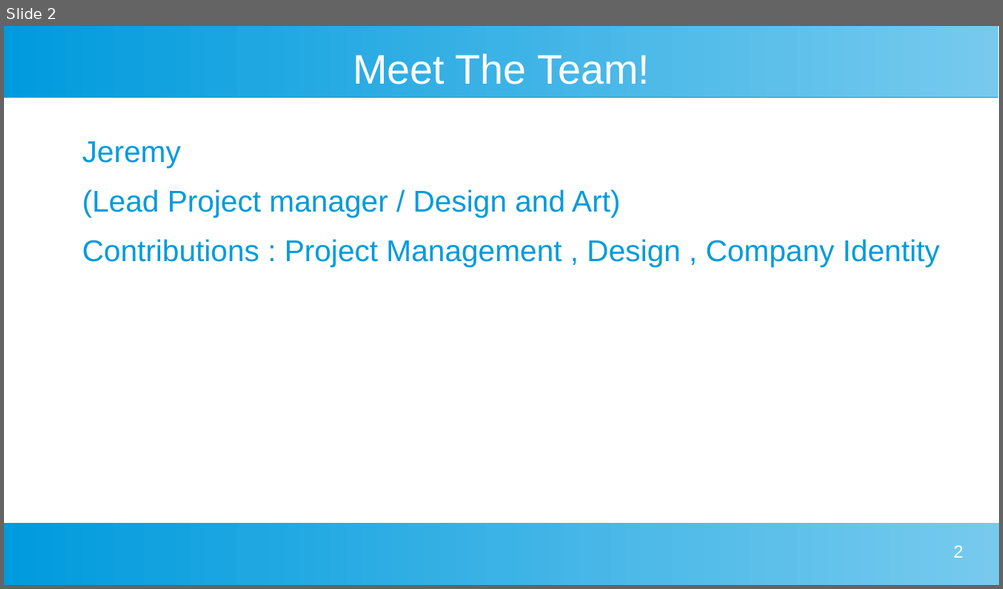
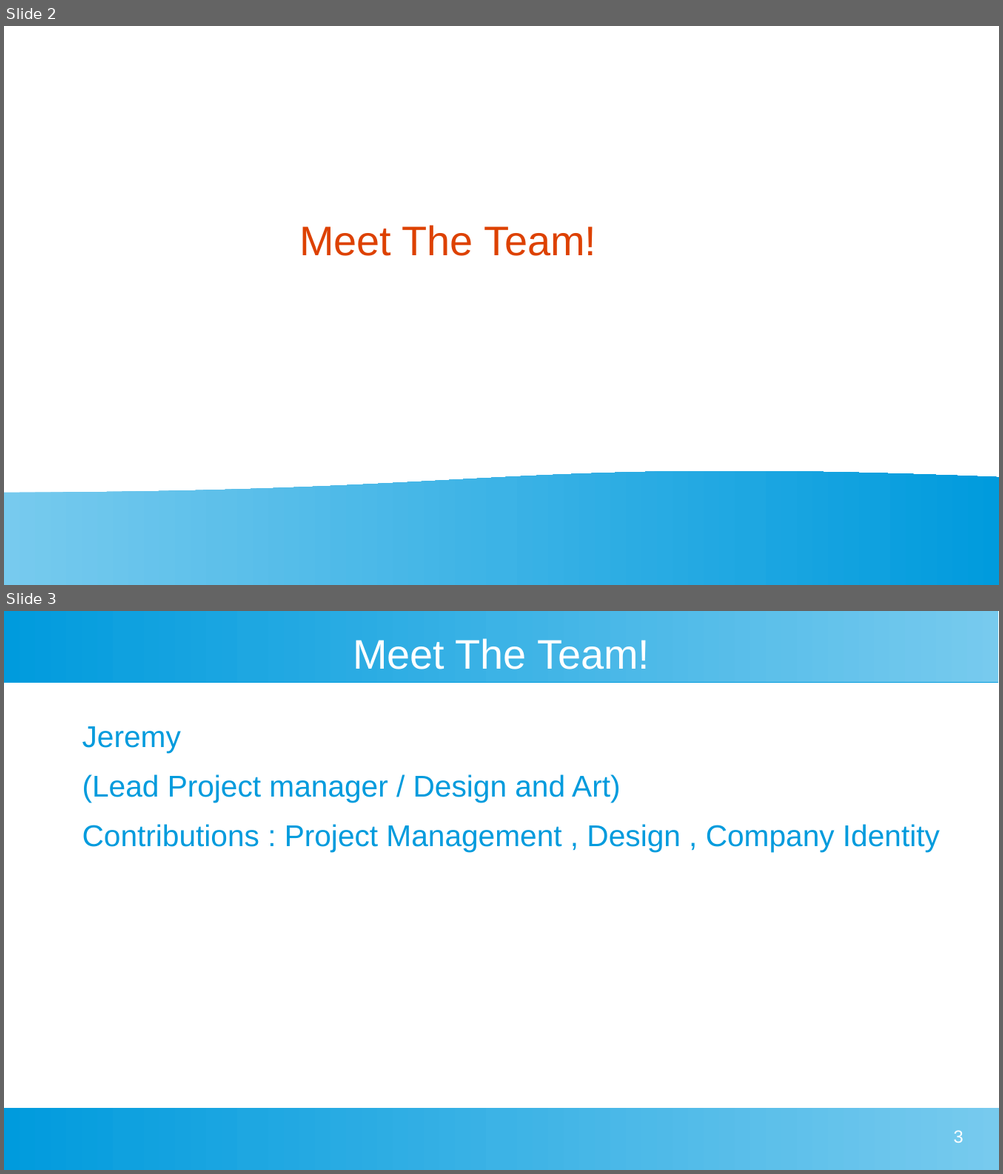
Before and after one commit to CamH04/Enterprise-Project-Group-9, a slide deck: docs/First Client Presentation 1.odp. Shown one above the other, each under a label of ours: slide 2 before the commit, slides 2 and 3 after it. The pictures are 1003x589 and 1003x1174 pixels, drawn with LibreOffice and Linux fonts; fonts in the diff are those of the drawing. Boxes give left, top, right and bottom in pixels: in the first picture for what was removed or moved away, otherwise in the second. Text is boxed around its words. In the diff, an @@ line names an element or a change of style, - is before the commit and + after.

```diff
--- a/docs/First Client Presentation 1.odp
+++ b/docs/First Client Presentation 1.odp
@@ slide 2 added at bbox=[4, 26, 999, 585], background #FFFFFF @@
@@ title added at bbox=[299, 225, 596, 256], 33 pt, text #DD4100 @@
+Meet The Team!
@@ flow chart document added at bbox=[4, 470, 999, 585], fill gradient #77CAEE to #75C9EE to #73C9ED to #71C8ED to #6FC7ED to #6EC6ED @@
@@ what was slide 2 is now slide 3 @@
@@ page number at bbox=[953, 1130, 963, 1143]: text changed @@
-2
+3
```
Also in this commit, not shown: 4 slides changed, 3 other slides added, 1 slide removed, 5 other files.
